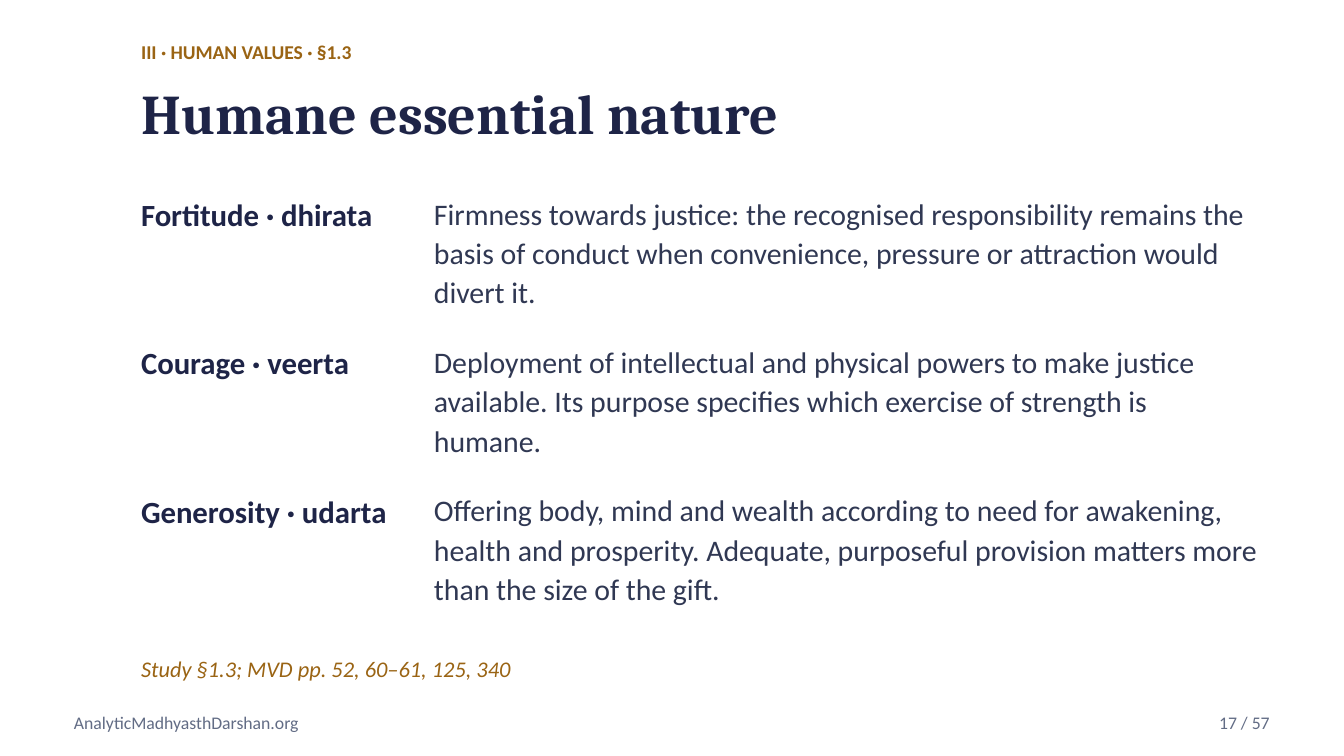
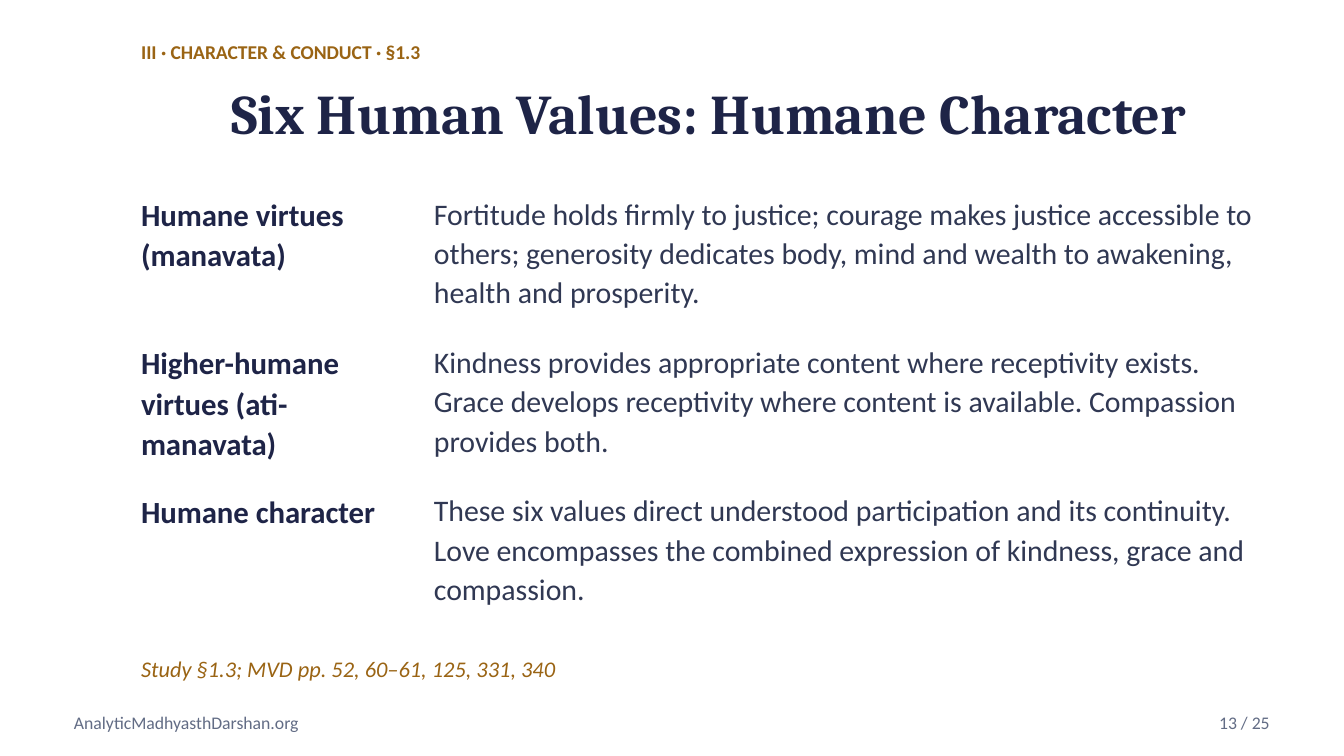
Before and after one commit to raghavamohan/AnalyticMadhyasthDarshan, a slide deck: slide 13 of Studies/Axiology-Value-Theory/Axiology-Value-Theory-Madhyasth-Darshan.pptx (slide 17 before the commit). Drawn at 1344x756 pixels with LibreOffice and Linux fonts; fonts in the diff are those of the drawing. Boxes give left, top, right and bottom in pixels: in the first picture for what was removed or moved away, otherwise in the second. Text is boxed around its words. In the diff, an @@ line names an element or a change of style, - is before the commit and + after.

```diff
--- a/Studies/Axiology-Value-Theory/Axiology-Value-Theory-Madhyasth-Darshan.pptx
+++ b/Studies/Axiology-Value-Theory/Axiology-Value-Theory-Madhyasth-Darshan.pptx
@@ text at [141,45,421,60]: text changed @@
-III · HUMAN VALUES · §1.3
+III · CHARACTER & CONDUCT · §1.3
@@ text at [232,95,1186,135]: text changed @@
-Humane essential nature
+Six Human Values: Humane Character
@@ text at [141,204,344,271]: text changed @@
-Fortitude · dhirata
+Humane virtues (manavata)
@@ text at [434,204,1251,308]: text changed @@
-Firmness towards justice: the recognised responsibility remains the basis of conduct when convenience, pressure or attraction would divert it.
+Fortitude holds firmly to justice; courage makes justice accessible to others; generosity dedicates body, mind and wealth to awakening, health and prosperity.
@@ text at [141,352,339,460]: text changed @@
-Courage · veerta
+Higher-humane virtues (ati-manavata)
@@ text at [434,352,1236,457]: text changed @@
-Deployment of intellectual and physical powers to make justice available. Its purpose specifies which exercise of strength is humane.
+Kindness provides appropriate content where receptivity exists. Grace develops receptivity where content is available. Compassion provides both.
@@ text at [141,501,375,524]: text changed @@
-Generosity · udarta
+Humane character
@@ text at [434,500,1244,605]: text changed @@
-Offering body, mind and wealth according to need for awakening, health and prosperity. Adequate, purposeful provision matters more than the size of the gift.
+These six values direct understood participation and its continuity. Love encompasses the combined expression of kindness, grace and compassion.
@@ text at [141,661,555,681]: text changed @@
-Study §1.3; MVD pp. 52, 60–61, 125, 340
+Study §1.3; MVD pp. 52, 60–61, 125, 331, 340
@@ text at [1219,717,1270,729]: text changed @@
-17 / 57
+13 / 25
```
Also in this commit, not shown: 19 other slides changed, 5 slides added, 37 slides removed, 1 other file.
